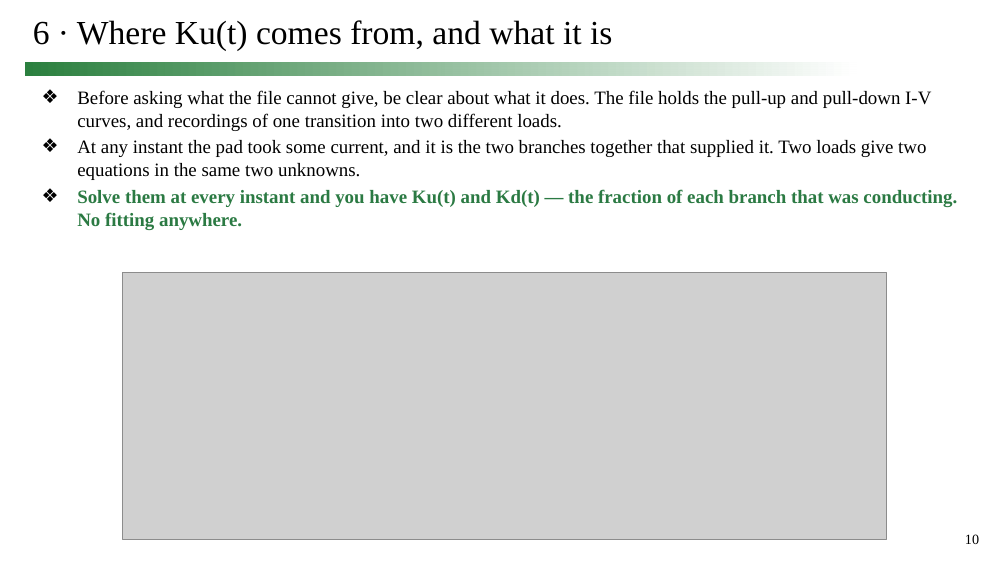
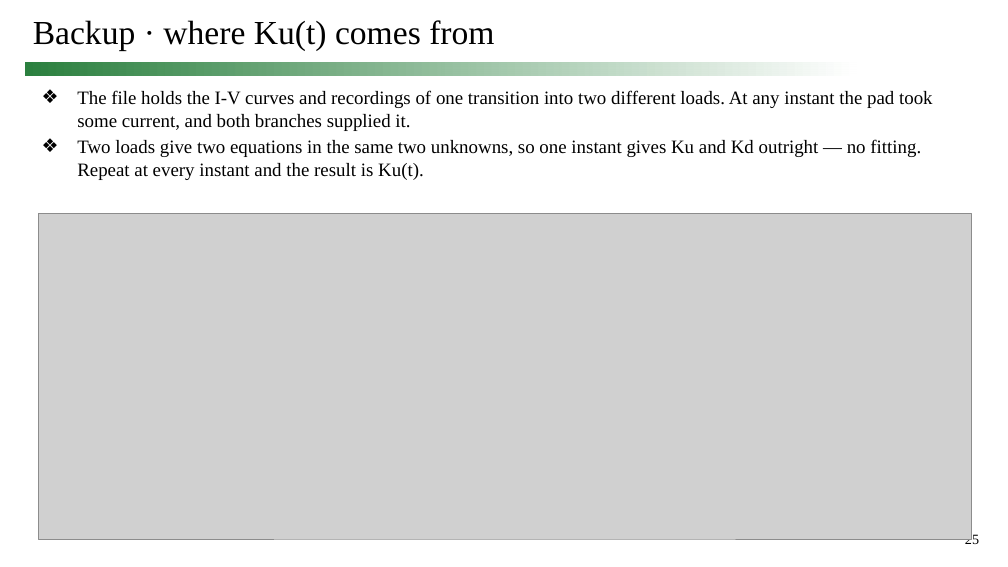
Before and after one commit to simon9721/ibis_comparison, a slide deck: slide 25 of results/meeting_deck_2026-09-24/0924_track1_story.pptx (slide 10 before the commit). Drawn at 1008x567 pixels with LibreOffice and Linux fonts; fonts in the diff are those of the drawing; grey boxes stand for pictures. Boxes give left, top, right and bottom in pixels: in the first picture for what was removed or moved away, otherwise in the second. Text is boxed around its words. In the diff, an @@ line names an element or a change of style, - is before the commit and + after.

```diff
--- a/results/meeting_deck_2026-09-24/0924_track1_story.pptx
+++ b/results/meeting_deck_2026-09-24/0924_track1_story.pptx
@@ title at bbox=[33, 20, 494, 51]: text changed @@
-6 · Where Ku(t) comes from, and what it is
+Backup · where Ku(t) comes from
@@ text at bbox=[77, 90, 933, 180]: text changed @@
-❖ Before asking what the file cannot give, be clear about what it does. The file holds the pull-up and pull-down I-V curves, and recordings of one transition into two different loads.
-❖ At any instant the pad took some current, and it is the two branches together that supplied it. Two loads give two equations in the same two unknowns.
-❖ Solve them at every instant and you have Ku(t) and Kd(t) — the fraction of each branch that was conducting. No fitting anywhere.
+❖ The file holds the I-V curves and recordings of one transition into two different loads. At any instant the pad took some current, and both branches supplied it.
+❖ Two loads give two equations in the same two unknowns, so one instant gives Ku and Kd outright — no fitting. Repeat at every instant and the result is Ku(t).
@@ picture: place and size @@
-picture at bbox=[123, 272, 887, 539]
+picture at bbox=[39, 213, 972, 539]
@@ page number at bbox=[965, 533, 979, 544]: text changed @@
-10
+25
```
Also in this commit, not shown: 10 other slides changed, 3 slides added, 1 slide removed, 9 other files.
